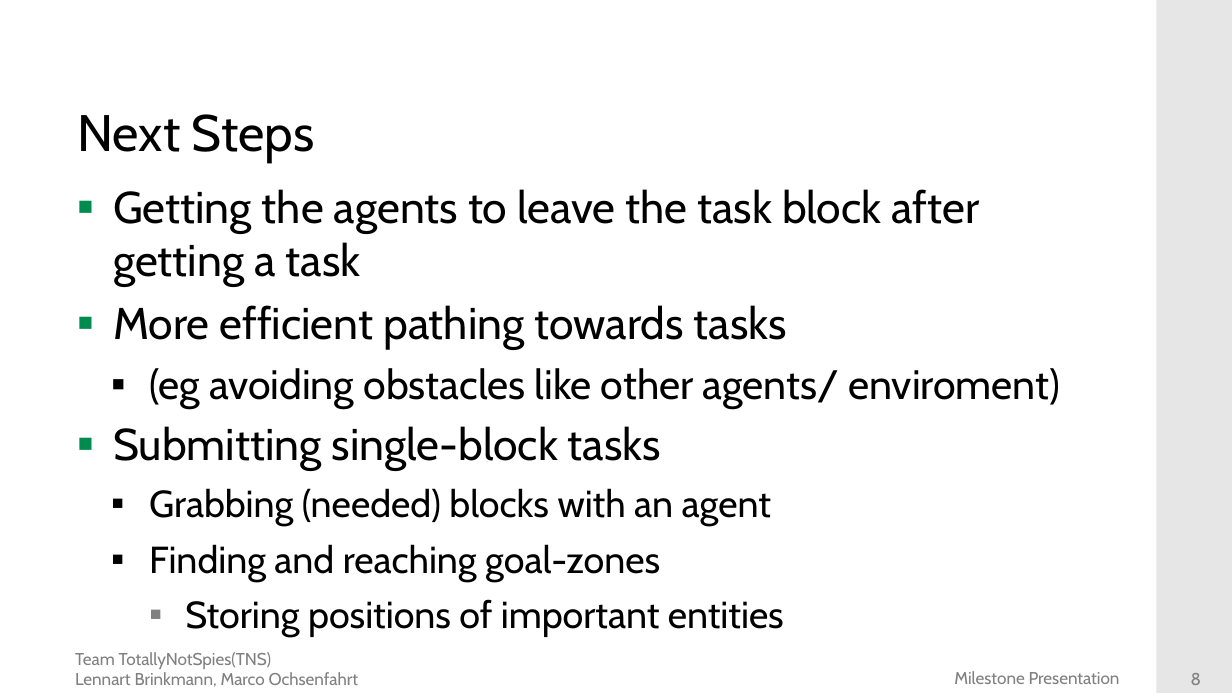
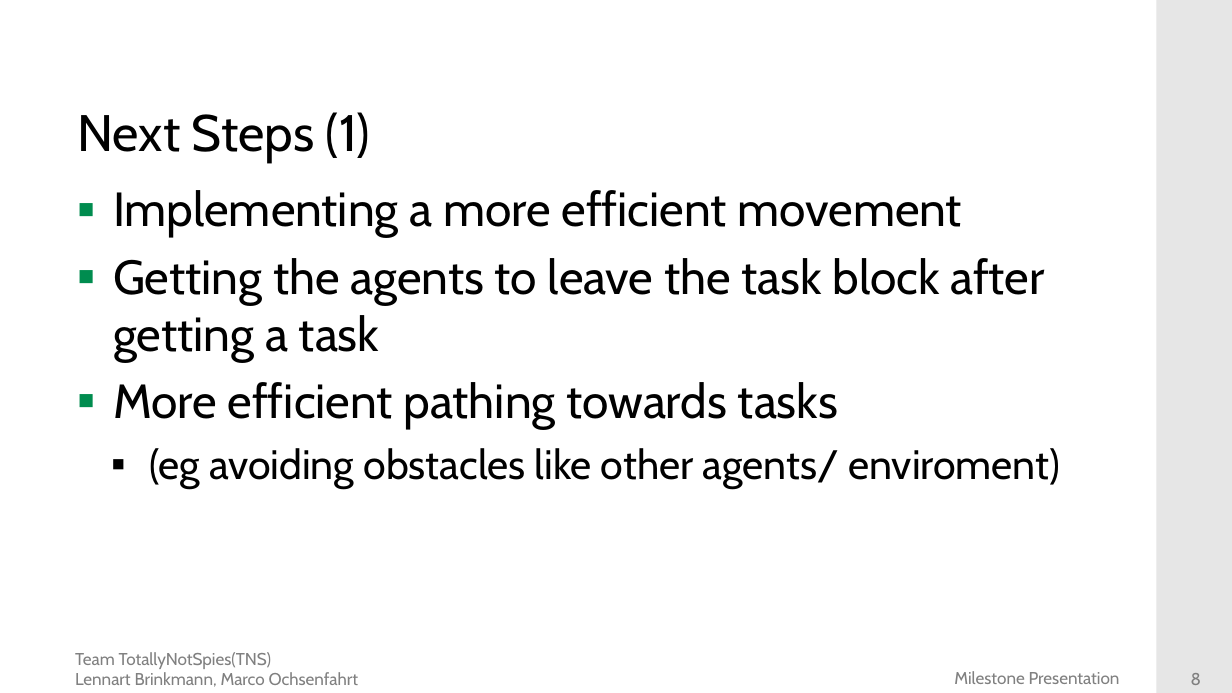
Before and after one commit to DieMango/PiB_Bri_Och, a slide deck: slide 8 of Milestone1 Presentation.pptx. Drawn at 1232x693 pixels with LibreOffice and Linux fonts; fonts in the diff are those of the drawing; background and template pictures are left out. Boxes give left, top, right and bottom in pixels: in the first picture for what was removed or moved away, otherwise in the second. Text is boxed around its words. In the diff, an @@ line names an element or a change of style, - is before the commit and + after.

Commit message:
Add files via upload
Updated presentation

```diff
--- a/Milestone1 Presentation.pptx
+++ b/Milestone1 Presentation.pptx
@@ title at (77, 112, 370, 162): text changed @@
-Next Steps
+Next Steps (1)
@@ text at (113, 190, 962, 238): paragraph added @@
+▪ Implementing a more efficient movement
@@ text at (113, 258, 1044, 430): size 26 to 28 pt in "Getting the agents to leave the task ...", "More efficient pathing towards tasks" @@
@@ text at (113, 426, 784, 629): paragraphs removed @@
-▪ Submitting single-block tasks
-  ▪ Grabbing (needed) blocks with an agent
-  ▪ Finding and reaching goal-zones
-    ▪ Storing positions of important entities
```
Also in this commit, not shown: 1 other slide changed, 1 slide added.
